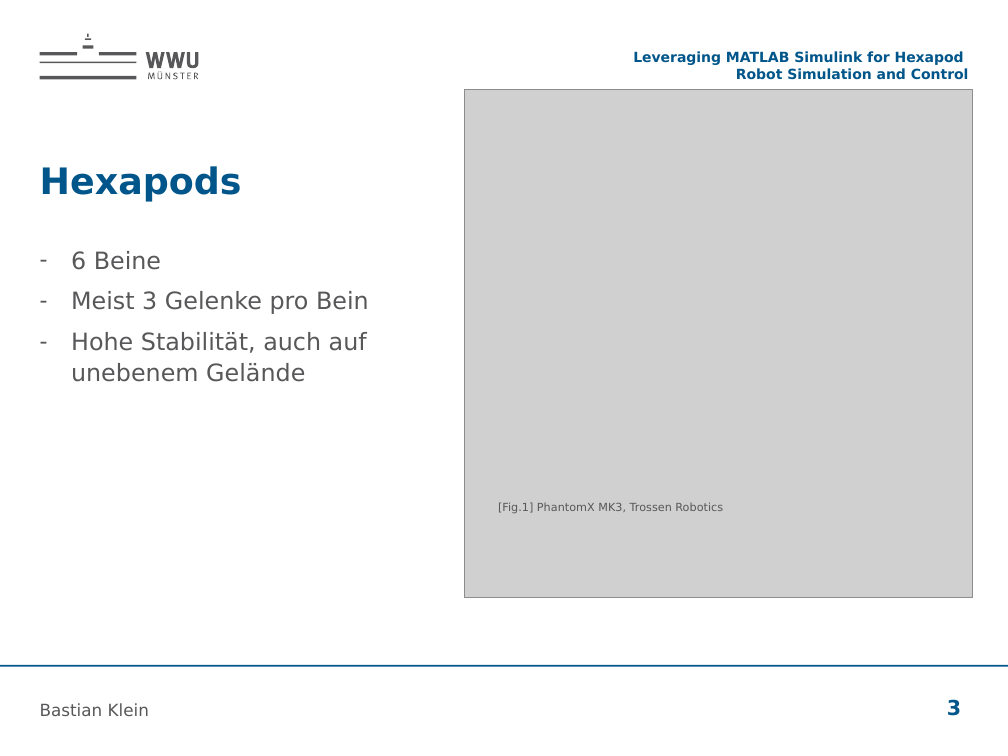
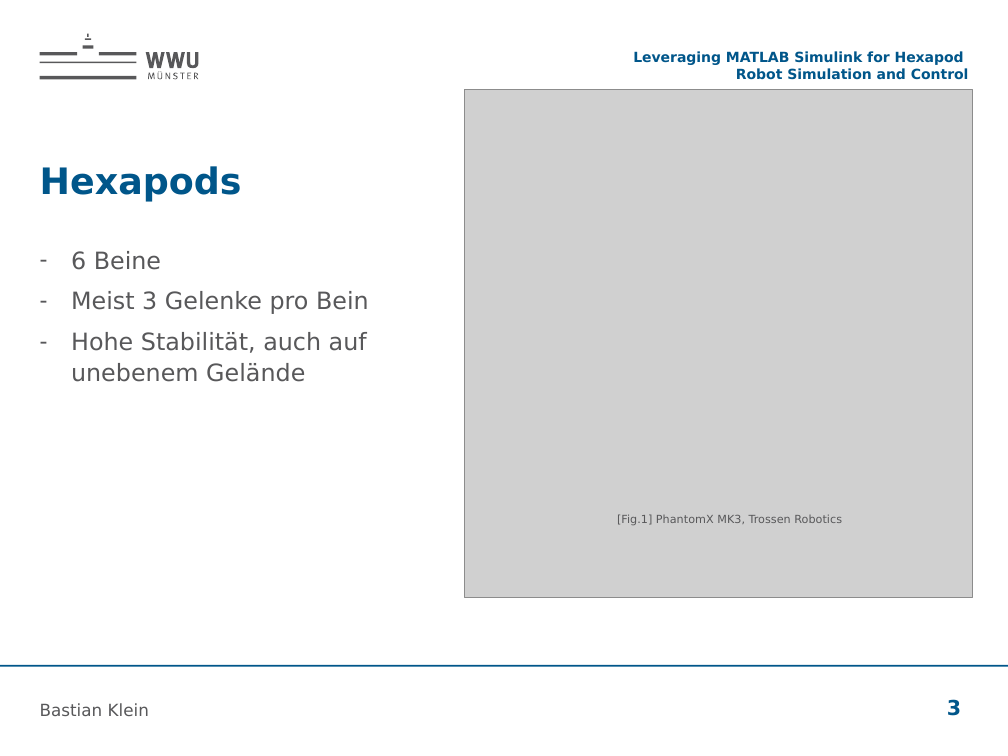
Before and after one commit to bastianklein612/Bachelor-Thesis, a slide deck: slide 3 of presentation/Zwischenvortrag.pptx. Drawn at 1008x756 pixels with LibreOffice and Linux fonts; fonts in the diff are those of the drawing; grey boxes stand for pictures; background and template pictures are left out. Boxes give left, top, right and bottom in pixels: in the first picture for what was removed or moved away, otherwise in the second. Text is boxed around its words. In the diff, an @@ line names an element or a change of style, - is before the commit and + after.

```diff
--- a/presentation/Zwischenvortrag.pptx
+++ b/presentation/Zwischenvortrag.pptx
@@ text "[Fig.1] PhantomX MK3, Trossen Robotics": place and size @@
-text "[Fig.1] PhantomX MK3, Trossen Robotics" at box(498, 502, 723, 513)
+text "[Fig.1] PhantomX MK3, Trossen Robotics" at box(617, 514, 842, 525)
```
Also in this commit, not shown: 1 other slide changed, 4 slides added, 7 other files.
